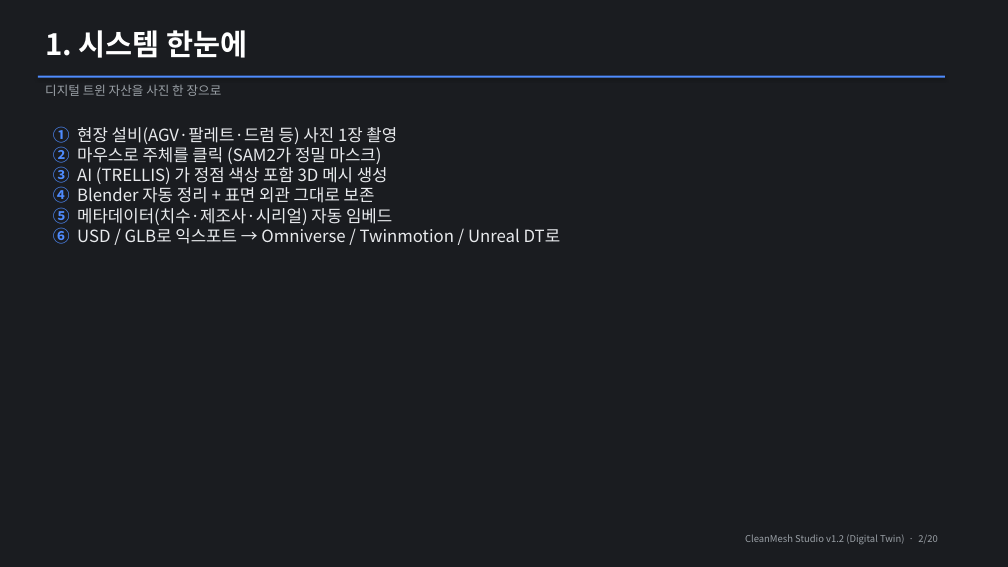
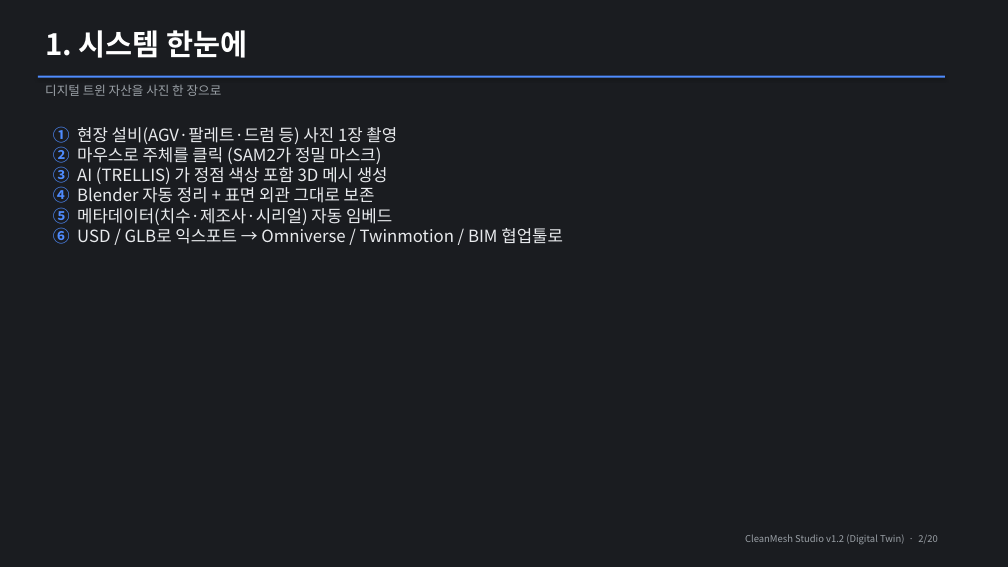
Before and after one commit to Chonghongwoo/2D_to_3D, a slide deck: slide 2 of CleanMesh_매뉴얼.pptx. Drawn at 1008x567 pixels with LibreOffice and Linux fonts; fonts in the diff are those of the drawing. Boxes give left, top, right and bottom in pixels: in the first picture for what was removed or moved away, otherwise in the second. Text is boxed around its words. In the diff, an @@ line names an element or a change of style, - is before the commit and + after.

Commit message:
Remove all "game" framing — full Digital Twin pivot
- Default --engine 'unity' → 'omniverse' (config.py)
- Docstrings / labels / CLI help: game-ready → DT-ready
- Region-split mode reframed as LOD/modular, not game/LOD
- Color clean strength options no longer mention game LOD
- report.py next-step suggests Omniverse/Twinmotion/BIM import
- pipeline.py + export.py: engine choices keep legacy realtime
  axis conversion but DT engines are listed first
- Regenerated CleanMesh_기술문서.docx + CleanMesh_매뉴얼.pptx

```diff
--- a/CleanMesh_매뉴얼.pptx
+++ b/CleanMesh_매뉴얼.pptx
@@ text at (x1=53, y1=227, x2=563, y2=244): text changed @@
-⑥ USD / GLB로 익스포트 → Omniverse / Twinmotion / Unreal DT로
+⑥ USD / GLB로 익스포트 → Omniverse / Twinmotion / BIM 협업툴로
```
Also in this commit, not shown: 2 other slides changed, 9 other files.
